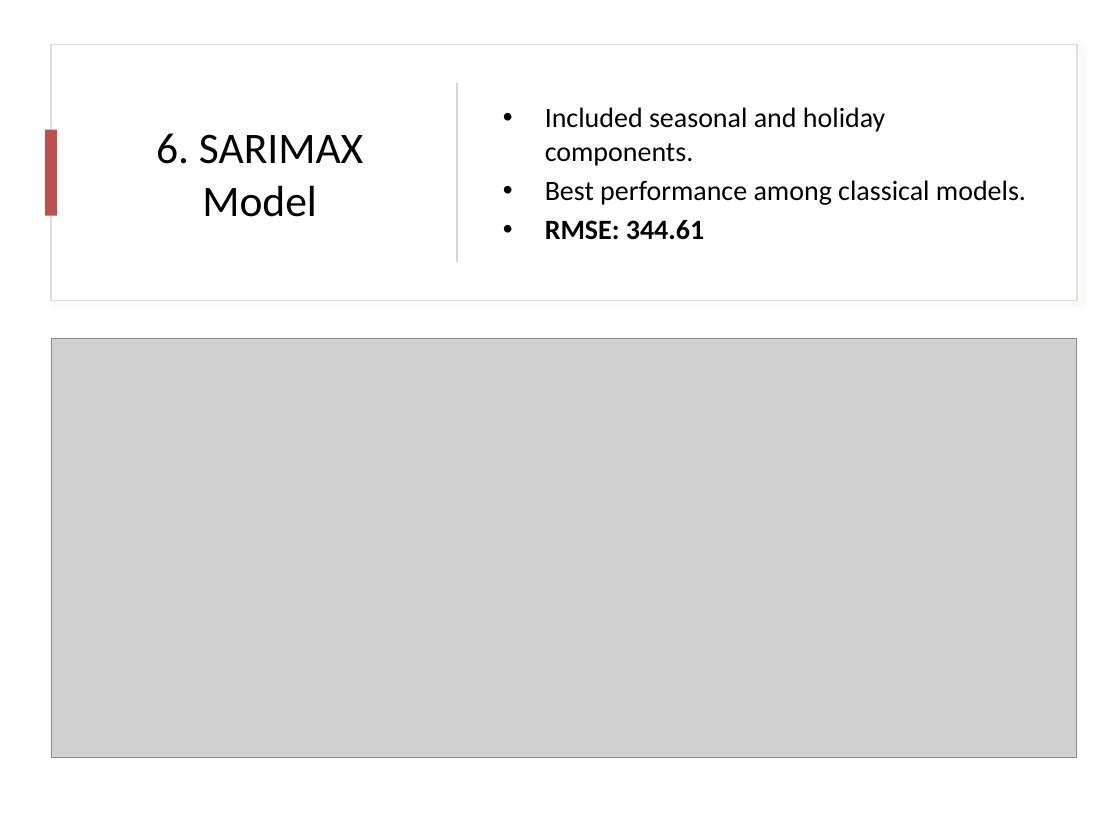
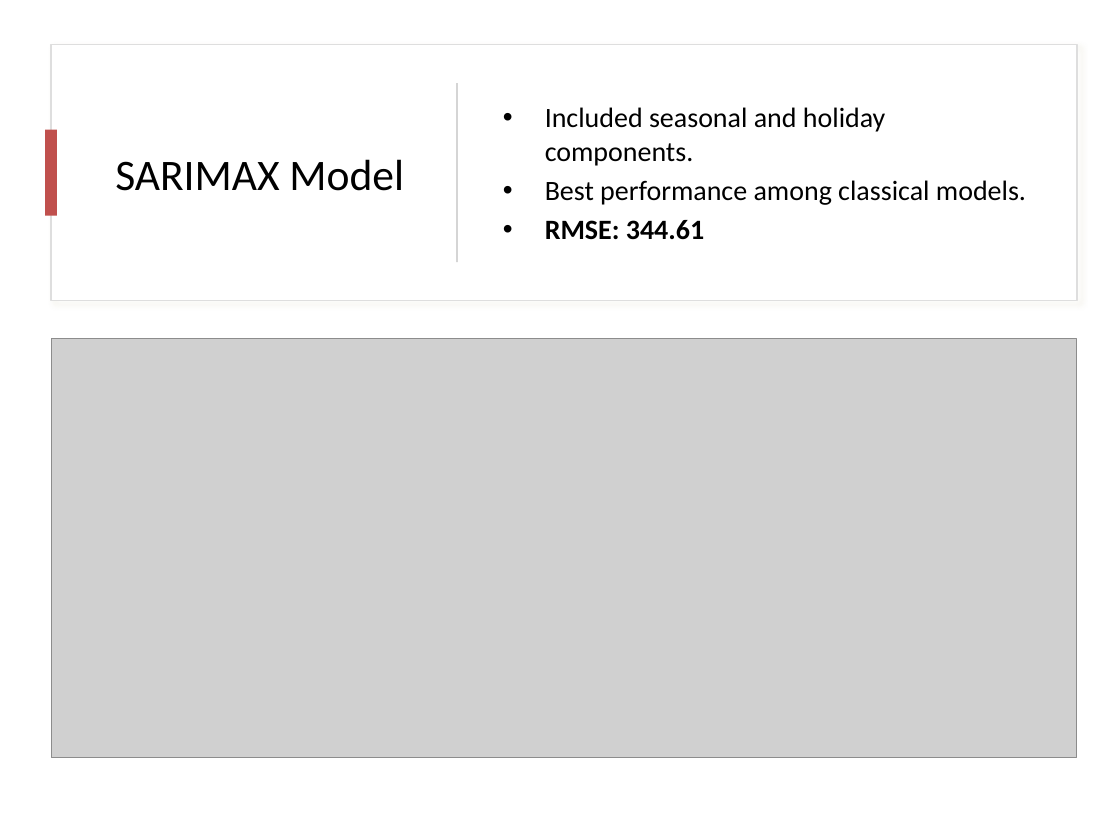
Before and after one commit to rizz045/Energy_Demand_Forecasting_Using_Time_Series_Analysis, a slide deck: slide 13 of Energy_Demand_Forecasting_Report.pptx. Drawn at 1120x840 pixels with LibreOffice and Linux fonts; fonts in the diff are those of the drawing; grey boxes stand for pictures. Boxes give left, top, right and bottom in pixels: in the first picture for what was removed or moved away, otherwise in the second. Text is boxed around its words. In the diff, an @@ line names an element or a change of style, - is before the commit and + after.

```diff
--- a/Energy_Demand_Forecasting_Report.pptx
+++ b/Energy_Demand_Forecasting_Report.pptx
@@ title at (115, 159, 404, 191): text changed @@
-6. SARIMAX Model
+SARIMAX Model
```
Also in this commit, not shown: 10 other slides changed, 2 slides added, 1 slide removed.
